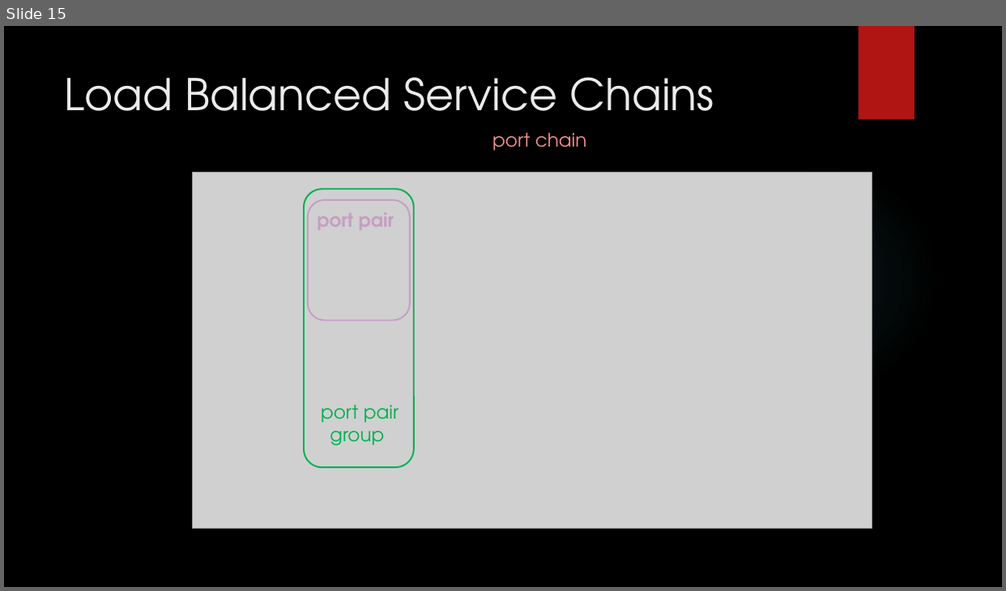
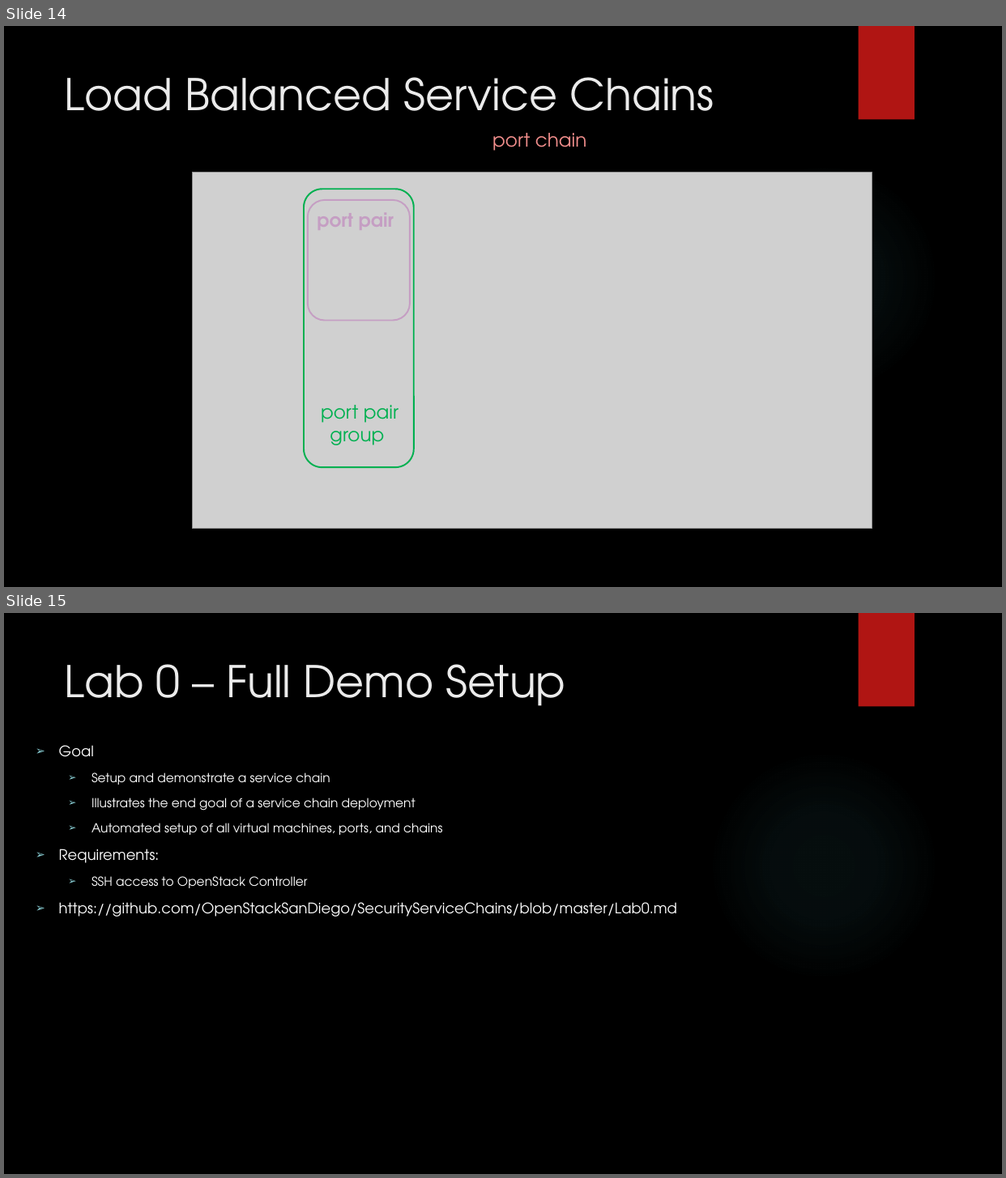
Before and after one commit to OpenStackSanDiego/SecurityServiceChains, a slide deck: Virtualized Security Functions in Layer 2.pptx. Shown one above the other, each under a label of ours: slide 15 before the commit, slides 14 and 15 after it. The pictures are 1006x591 and 1006x1178 pixels, drawn with LibreOffice and Linux fonts; fonts in the diff are those of the drawing; grey boxes stand for pictures; background and template pictures are left out. Boxes give left, top, right and bottom in pixels: in the first picture for what was removed or moved away, otherwise in the second. Text is boxed around its words. In the diff, an @@ line names an element or a change of style, - is before the commit and + after.

```diff
--- a/Virtualized Security Functions in Layer 2.pptx
+++ b/Virtualized Security Functions in Layer 2.pptx
@@ slide 15 added at (x1=4, y1=613, x2=1002, y2=1174), background picture (left out); not listed: 2 template elements that a slide beside it also shows @@
@@ title added at (x1=65, y1=664, x2=565, y2=706), 42 pt, text #EBEBEB @@
+Lab 0 – Full Demo Setup
@@ text added at (x1=59, y1=745, x2=677, y2=917), 12 pt, text #FFFFFF @@
+➢ Goal
+  ➢ Setup and demonstrate a service chain
+  ➢ Illustrates the end goal of a service chain deployment
+  ➢ Automated setup of all virtual machines, ports, and chains
+➢ Requirements:
+  ➢ SSH access to OpenStack Controller
+➢ https://github.com/OpenStackSanDiego/SecurityServiceChains/blob/master/Lab0.md
@@ what was slide 15 is now slide 14 @@
```
Also in this commit, not shown: 1 slide changed, 5 other slides added, 7 other files.
